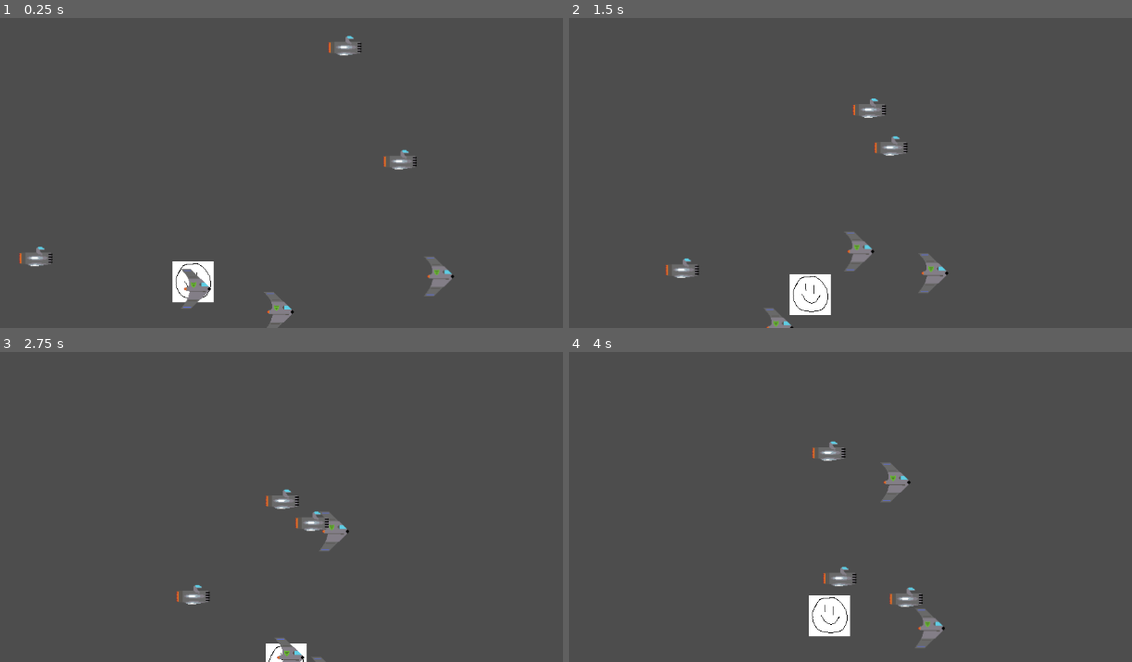
Above: before the commit, frames 1-4 (two rows, left to right).
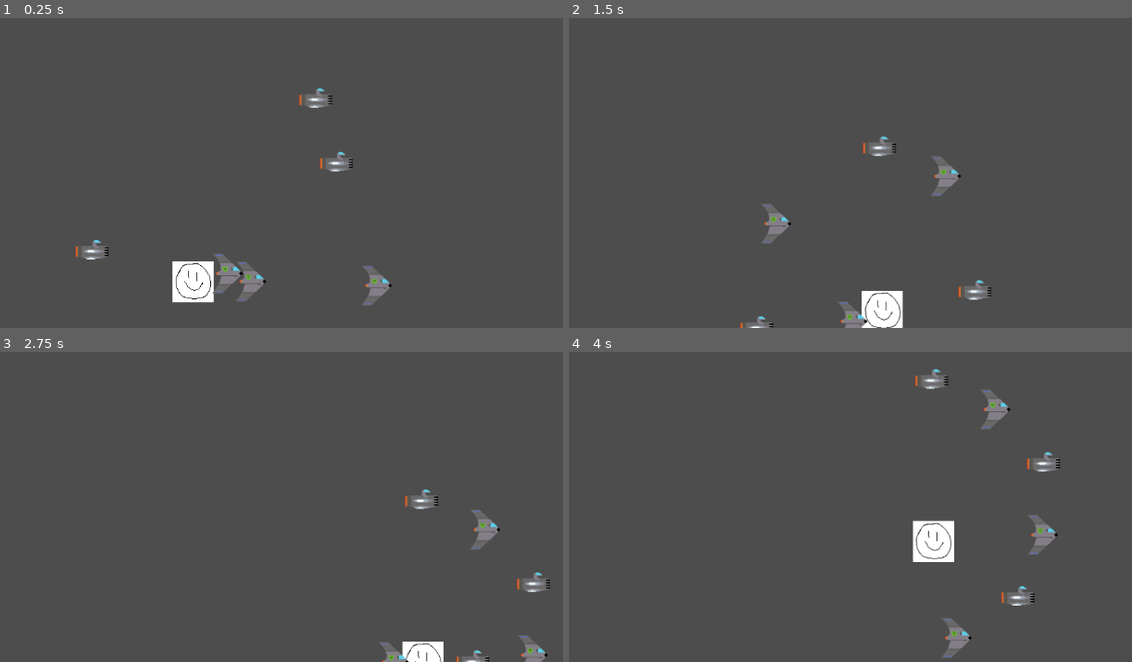
Above: after the commit, the same moments.

Repository: tfmertz/gamedevtv-jam-2026
Game: Godot game, scene res://scene/level.tscn
The game is run twice, just before and just after one commit, with the same random seed, the same clock (stepped at 60 frames per second) and the same inputs. This scene is started directly instead of the project's main scene.
Inputs:
- Up to frame 1 (0.25 s): no input
- Up to frame 2 (1.5 s): tap Enter at 0.5 s; hold D (move_right) 0.53-1.28 s; tap F (cycle_formation) at 0.6 s; hold S (move_down) from 1.28 s (still down); tap R (cycle_spacing) at 1.35 s
- Up to frame 3 (2.75 s): release S (move_down) at 2.03 s; hold D (move_right) from 2.03 s (still down); tap 2 at 2.1 s
- Up to frame 4 (4 s): release D (move_right) at 2.78 s; hold W (move_up) 2.78-3.53 s; tap 1 at 2.85 s; hold A (move_left) from 3.53 s (still down); tap 3 at 3.6 s

The runs differ from the first frame. In frame 1, 3.1% of the frame differs, in the area x 3-81%, y 5-100%; in frame 2, 4.4%; in frame 3, 3.1%; in frame 4, 4.8%, in the area x 42-88%, y 5-99%.

Commit message:
Add types, smooth node movement

Diff:
--- a/src/player_group.gd
+++ b/src/player_group.gd
@@ -1,4 +1,9 @@
 extends Node2D
+
+# Cache references so we don't have to search node tree each frame
+@onready var v_path_follow_2d: PathFollow2D = $VPath/VPathFollow2D
+@onready var circle_path_follow_2d: PathFollow2D = $CirclePath/CirclePathFollow2D
+@onready var diamond_path_follow_2d: PathFollow2D = $DiamondPath/DiamondPathFollow2D
 
 var ship_scene : PackedScene = preload("res://scene/ship_node.tscn")
 
@@ -6,7 +11,7 @@
 var velocity = Vector2.ZERO
 
 var mothership
-var ships = []
+var ships: Array[ShipNode] = []
 
 enum FormationType {V, CIRCLE, DIAMOND}
 var formation = FormationType.V
@@ -54,21 +59,8 @@
 
 # Called every frame. 'delta' is the elapsed time since the previous frame.
 func _process(delta: float) -> void:
-	if Input.is_action_pressed("move_right"):
-		velocity_dir.x = 1
-		velocity_dir.y = 0
-	elif Input.is_action_pressed("move_left"):
-		velocity_dir.x = -1
-		velocity_dir.y = 0
-	elif Input.is_action_pressed("move_down"):
-		velocity_dir.x = 0
-		velocity_dir.y = 1
-	elif Input.is_action_pressed("move_up"):
-		velocity_dir.x = 0
-		velocity_dir.y = -1
-	else:
-		velocity_dir.x = 0
-		velocity_dir.y = 0
+
+	velocity_dir = Input.get_vector("move_left", "move_right", "move_up", "move_down")
 
 	if Input.is_action_just_pressed("cycle_formation"):
 		formation = (formation + 1) % len(FormationType)
@@ -78,14 +70,18 @@
 			spacing -= 1
 
 	mothership.set_velocity_dir(velocity_dir)
-	var new_path
+
+	var new_path: PathFollow2D
 	if formation == FormationType.V:
-		new_path = $VPath/VPathFollow2D
+		new_path = v_path_follow_2d
 	elif formation == FormationType.CIRCLE:
-		new_path = $CirclePath/CirclePathFollow2D
+		new_path = circle_path_follow_2d
 	elif formation == FormationType.DIAMOND:
-		new_path = $DiamondPath/DiamondPathFollow2D
+		new_path = diamond_path_follow_2d
 	for i in range(ships.size()):
-		var ship = ships[i]
+		var ship := ships[i]
+		ship.set_on_path()
 		new_path.progress_ratio = (float(i) / float(ships.size())) * spacing
 		ship.set_position_target(new_path.position + mothership.position)
+		# set velo dir to mothership, we'll change if on_path = true in shipnode's physics process
+		ship.set_velocity_dir(velocity_dir)
--- a/src/ship_node.gd
+++ b/src/ship_node.gd
@@ -1,17 +1,20 @@
 class_name ShipNode extends Area2D
 
 enum ShipType {GUN, SHIELD, MOTHER}
-var speed = 100
-var ship_type
-var velocity = Vector2.ZERO
-var velocity_dir = Vector2.ZERO
-var on_path = false
-var position_target = Vector2.ZERO
-var hp
 
+var speed := 250
+var ship_type: ShipType
+var velocity := Vector2.ZERO
+var velocity_dir := Vector2.ZERO
+var on_path := false
+var position_target := Vector2.ZERO
+var hp: int
+var initial_speed := 0
+var screen_size: Rect2
 # Called when the node enters the scene tree for the first time.
 func _ready() -> void:
-	pass # Replace with function body.
+	initial_speed = speed
+	screen_size = get_viewport_rect()
 
 
 func set_velocity_dir(new_vel_dir) -> void:
@@ -55,11 +58,27 @@
 
 
 # Called every frame. 'delta' is the elapsed time since the previous frame.
-func _process(delta: float) -> void:
+func _physics_process(delta: float) -> void:
+
+	speed = initial_speed
+	# if we're a child ship node and going to our spot
 	if on_path:
-		velocity_dir = (position_target - position).normalized()
-	if velocity_dir.length() > 0:
+		# if we're not next to our spot
+		if position.distance_to(position_target) > 5:
+			# recalc our dir to our spot
+			velocity_dir = position.direction_to(position_target)
+			# increase speed for travel
+			speed = initial_speed * 2
+
+
+	# Only move if velocity_dir is a meaningful number
+	if not velocity_dir.is_zero_approx():
+		# calculate ship velocity
 		velocity = velocity_dir * speed
 	else:
+		# zero out velocity to make sure we're stopped
 		velocity = Vector2.ZERO
+
 	position += velocity * delta
+	position.x = clamp(position.x, 0, screen_size.size.x)
+	position.y = clamp(position.y, 0, screen_size.size.y)
